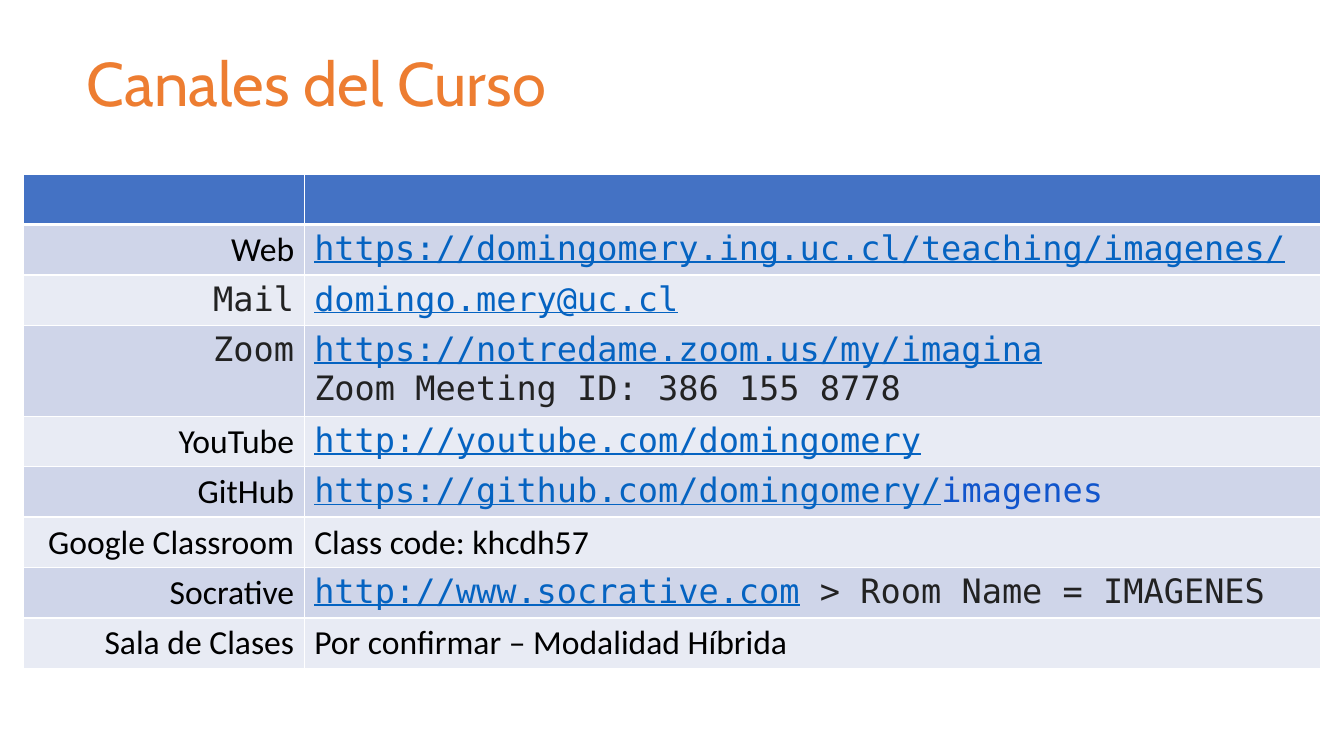
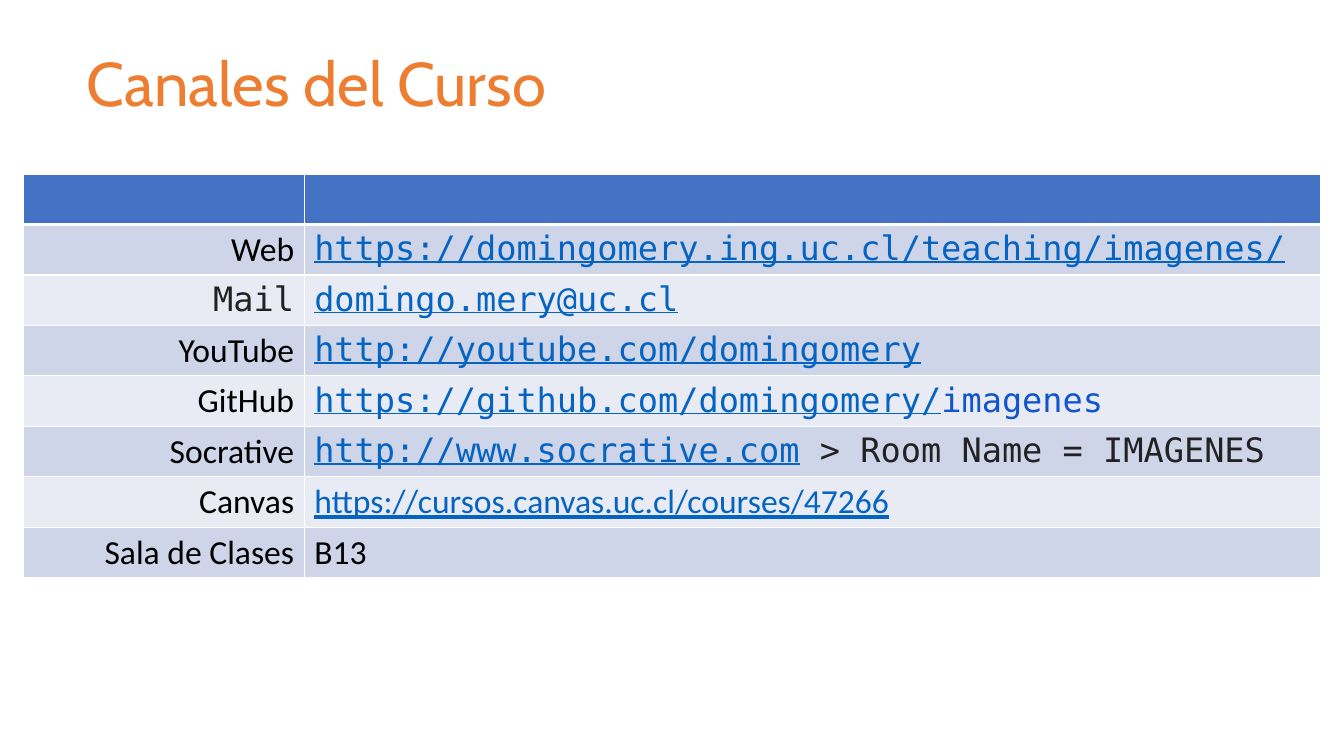
Before and after one commit to domingomery/imagenes, a slide deck: slide 2 of clases/Cap00_Lineas_Generales/program/IMG00_PresentationCurso.pptx. Drawn at 1344x756 pixels with LibreOffice and Linux fonts; fonts in the diff are those of the drawing. Boxes give left, top, right and bottom in pixels: in the first picture for what was removed or moved away, otherwise in the second. Text is boxed around its words. In the diff, an @@ line names an element or a change of style, - is before the commit and + after.

```diff
--- a/clases/Cap00_Lineas_Generales/program/IMG00_PresentationCurso.pptx
+++ b/clases/Cap00_Lineas_Generales/program/IMG00_PresentationCurso.pptx
@@ table at (23, 174, 1322, 578) @@
-row 4: Zoom | https://notredame.zoom.us/my/imagina / Zoom Meeting ID: 386 155 8778
-row 7: Google Classroom | Class code: khcdh57
-row 9: Sala de Clases | Por confirmar – Modalidad Híbrida
+row 7: Canvas | https://cursos.canvas.uc.cl/courses/47266
+row 8: Sala de Clases | B13
```
Also in this commit, not shown: 2 other slides changed, 18 other files.
